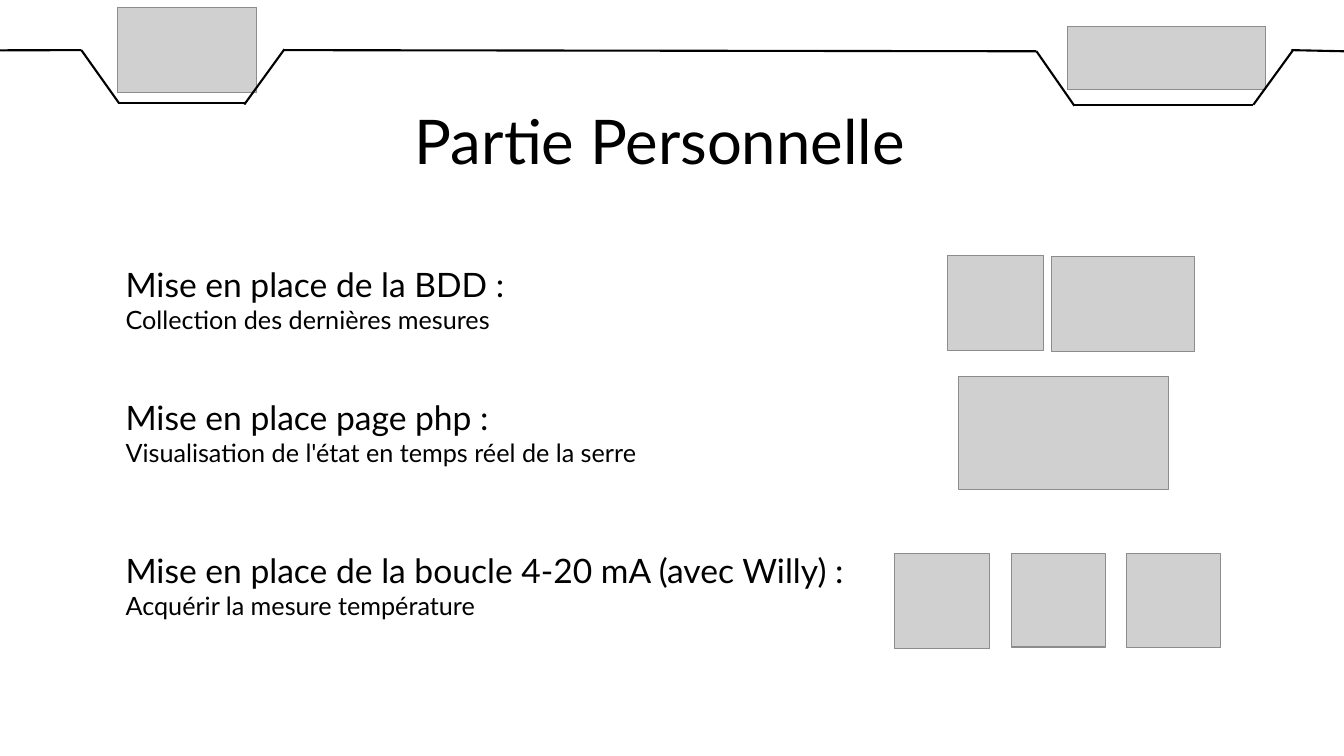
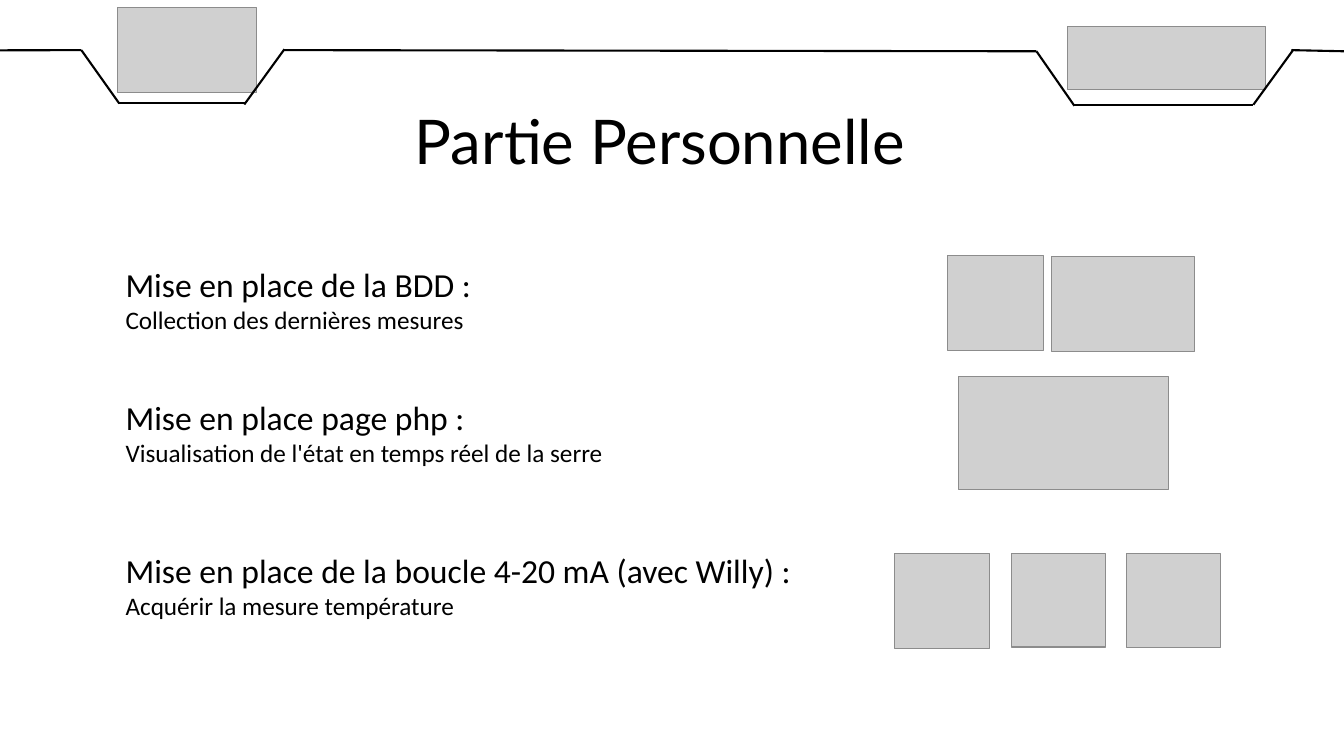
Before and after one commit to DylanChe/SupervisionSerre, a slide deck: slide 10 of oral_projet/revue_2/diaporama_revue_2_samuel.pptx. Drawn at 1344x756 pixels with LibreOffice and Linux fonts; fonts in the diff are those of the drawing; grey boxes stand for pictures. Boxes give left, top, right and bottom in pixels: in the first picture for what was removed or moved away, otherwise in the second. Text is boxed around its words. In the diff, an @@ line names an element or a change of style, - is before the commit and + after.

```diff
--- a/oral_projet/revue_2/diaporama_revue_2_samuel.pptx
+++ b/oral_projet/revue_2/diaporama_revue_2_samuel.pptx
@@ font Lato to Calibri in 3 elements at (126, 273, 464, 330), (126, 406, 602, 466), (126, 558, 774, 619) @@
```
Also in this commit, not shown: 3 other slides changed, 1 slide added, 1 slide removed.
